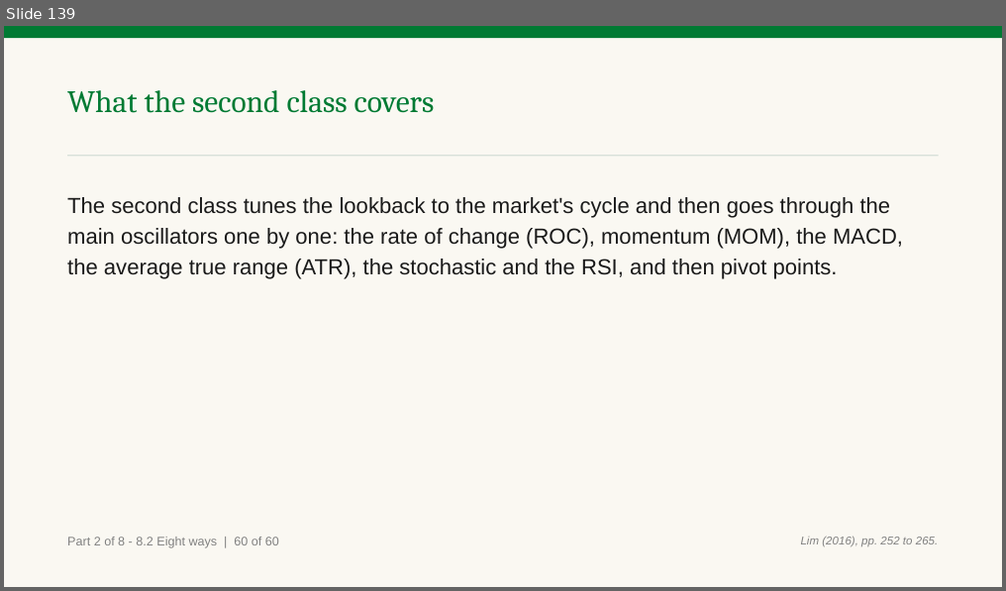
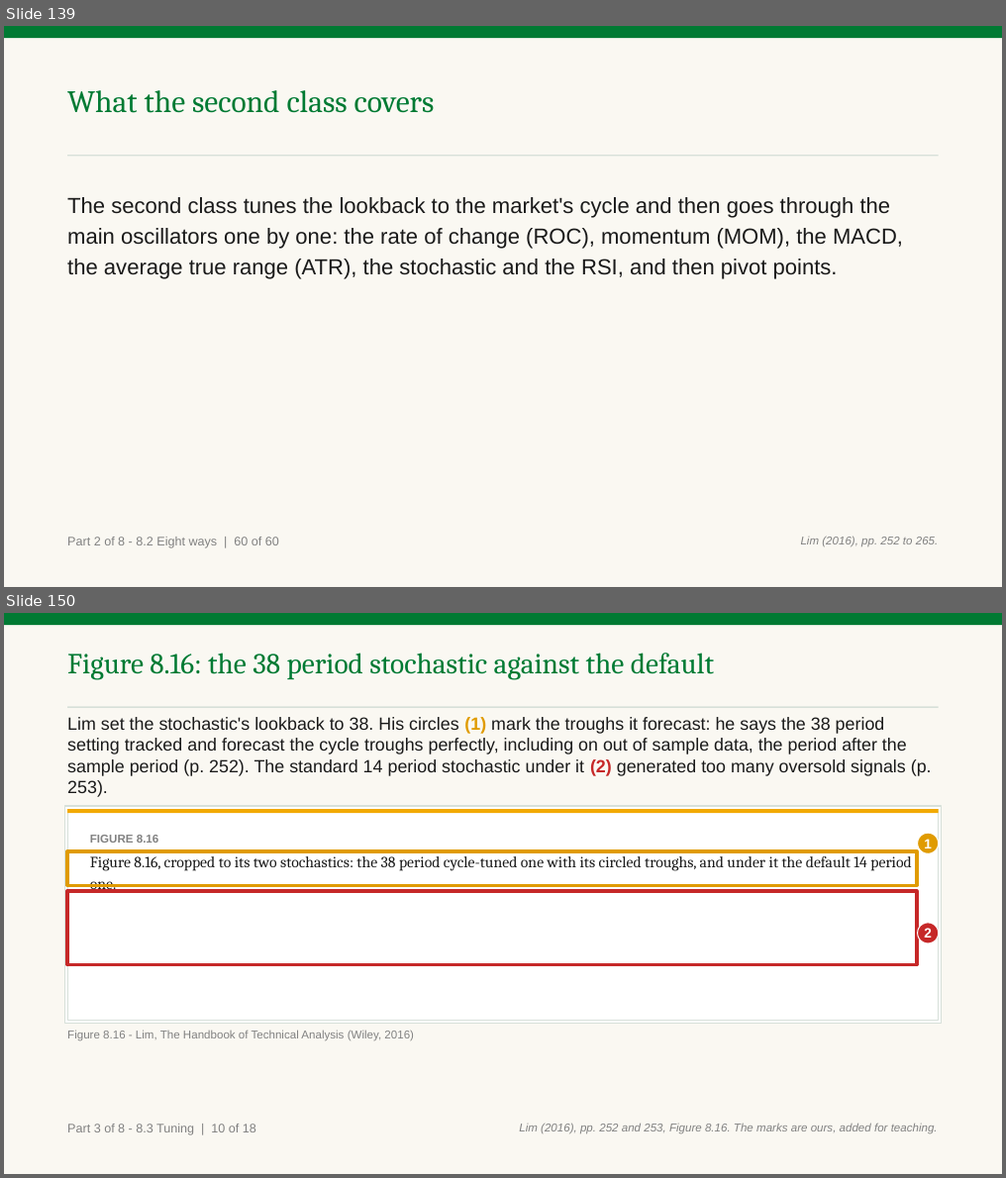
Before and after one commit to benjiesotelo-sudo/Telos_FIN1209, a slide deck: chapter-08/FIN1209-Chapter-08.pptx. Shown one above the other, each under a label of ours: slide 139 before the commit, slides 139 and 150 after it; the slides between them are not shown. The pictures are 1006x591 and 1006x1178 pixels, drawn with LibreOffice and Linux fonts; fonts in the diff are those of the drawing. Boxes give left, top, right and bottom in pixels: in the first picture for what was removed or moved away, otherwise in the second. Text is boxed around its words. In the diff, an @@ line names an element or a change of style, - is before the commit and + after.

```diff
--- a/chapter-08/FIN1209-Chapter-08.pptx
+++ b/chapter-08/FIN1209-Chapter-08.pptx
@@ slide 150 added at bbox=[4, 613, 1002, 1174], background #FFFFFF @@
@@ rectangle added at bbox=[4, 613, 1002, 1174], fill #FAF8F2 @@
@@ rectangle added at bbox=[4, 613, 1002, 625], fill #007A33 @@
@@ text added at bbox=[67, 653, 714, 679], 28 pt, text #007A33 @@
+Figure 8.16: the 38 period stochastic against the default
@@ rectangle added at bbox=[67, 707, 939, 708], fill #D7E0D9 @@
@@ text added at bbox=[67, 717, 932, 797], 17 pt, text #1A1A1A @@
+Lim set the stochastic's lookback to 38. His circles (1) mark the troughs it forecast: he says the 38 period setting tracked and forecast the cycle troughs perfectly, including on out of sample data, the period after the sample period (p. 252). The standard 14 period stochastic under it (2) generated too many oversold signals (p. 253).
@@ rectangle added at bbox=[64, 806, 942, 1023], fill #FFFFFF, outline #D7E0D9 1 pt @@
@@ rectangle added at bbox=[67, 809, 939, 1020], fill #FFFFFF, outline #D7E0D9 1 pt @@
@@ rectangle added at bbox=[67, 809, 939, 814], fill #F2A900 @@
@@ text added at bbox=[90, 835, 911, 893], 15 pt, text #1A1A1A @@
+FIGURE 8.16
+Figure 8.16, cropped to its two stochastics: the 38 period cycle-tuned one with its circled troughs, and under it the default 14 period one.
@@ ellipse added at bbox=[918, 833, 939, 854], fill #E09B00, outline #FFFFFF 1 pt, 13 pt, text #FFFFFF, bold @@
+1
@@ rectangle added at bbox=[67, 851, 917, 885], outline #E09B00 3.5 pt @@
@@ rectangle added at bbox=[67, 891, 917, 964], outline #C62828 3.5 pt @@
@@ ellipse added at bbox=[918, 923, 939, 944], fill #C62828, outline #FFFFFF 1 pt, 13 pt, text #FFFFFF, bold @@
+2
@@ text added at bbox=[67, 1030, 414, 1042], 11 pt, text #818181 @@
+Figure 8.16 - Lim, The Handbook of Technical Analysis (Wiley, 2016)
@@ text added at bbox=[67, 1124, 256, 1136], 12 pt, text #818181 @@
+Part 3 of 8 - 8.3 Tuning | 10 of 18
@@ text added at bbox=[519, 1123, 938, 1135], 11 pt, text #818181, italic @@
+Lim (2016), pp. 252 and 253, Figure 8.16. The marks are ours, added for teaching.
```
Also in this commit, not shown: 12 slides changed, 126 other slides added, 17 other files.
